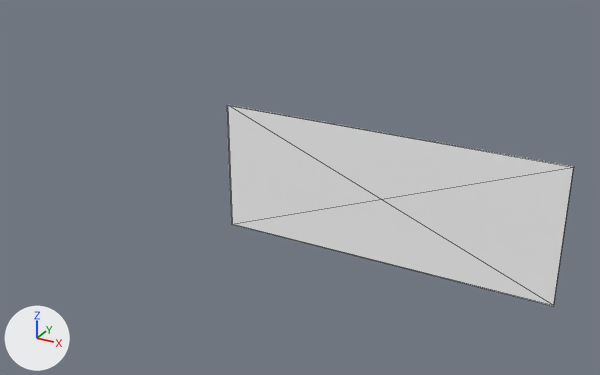
Before and after pictures for a commit that changed the glTF model public/models/drywall/20/drywall-right.glb.
One viewpoint serves both versions: a 50 mm camera at (7.84, -9.14, 6.95) aimed at (1.39, 2.61, 1.08). The lights are fixed; the arrows at lower left show +X, +Y and +Z. Mesh edges are drawn as thin lines. Where no turn or scale is listed for an object, it has been applied to the vertices. Vertices at the same position are counted once.
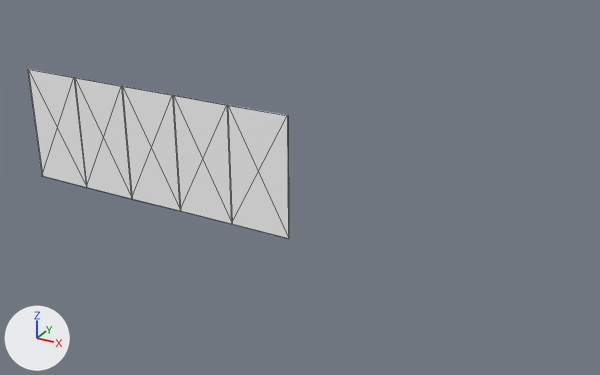
The newer file is also rescaled (x0.996), turned or shifted as a whole; pictures and numbers use the older file's frame.

What the commit changed:
me_mesh_0 has 8 vertices, 12 faces and spans x 0.1..5.97, y 2.32..2.35, z 0.17..2.47.
me_mesh_0 is used by ob_mesh_0; location (0.0, 0.0, 0.0).
me_mesh_0 part 1: the whole mesh is scaled about its middle by (0.205, 1, 1), then moved by (-2.33, 0.0, 0.0).
Mesh me_mesh_4 is new.
It is a box spanning x 0.08..1.29, y 0.08..0.11, z 0.18..2.47.
It uses material mat_material_0 (white #fdfdfd).
Mesh me_mesh_3 is new.
It is a box spanning x 1.29..2.46, y 0.08..0.11, z 0.18..2.47.
It uses material mat_material_0 (white #fdfdfd).
Mesh me_mesh_2 is new.
It is a box spanning x 2.46..3.63, y 0.08..0.11, z 0.18..2.47.
It uses material mat_material_0 (white #fdfdfd).
Mesh me_mesh_1 is new.
It is a box spanning x 3.63..4.8, y 0.08..0.11, z 0.18..2.47.
It uses material mat_material_0 (white #fdfdfd).
Object 'Mesh_4' (ob_mesh_4) is new; it shows me_mesh_4.
Its location is (-4.7, 2.24, 0.0).
Object 'Mesh_3' (ob_mesh_3) is new; it shows me_mesh_3.
Its location is (-4.7, 2.24, 0.0).
Object 'Mesh_2' (ob_mesh_2) is new; it shows me_mesh_2.
Its location is (-4.7, 2.24, 0.0).
Object 'Mesh_1' (ob_mesh_1) is new; it shows me_mesh_1.
Its location is (-4.7, 2.24, 0.0).

What differs and where, as boxes (x1, y1, x2, y2) in the pictures (600 x 375 px):
'Mesh_0', mesh rescaled (82% narrower, 33% shorter): before (227, 105, 574, 306); after (227, 105, 289, 239)
'Mesh_1', added: after (172, 95, 231, 224)
'Mesh_2', added: after (121, 86, 180, 211)
'Mesh_3', added: after (74, 77, 131, 199)
'Mesh_4', added: after (27, 69, 86, 187)
